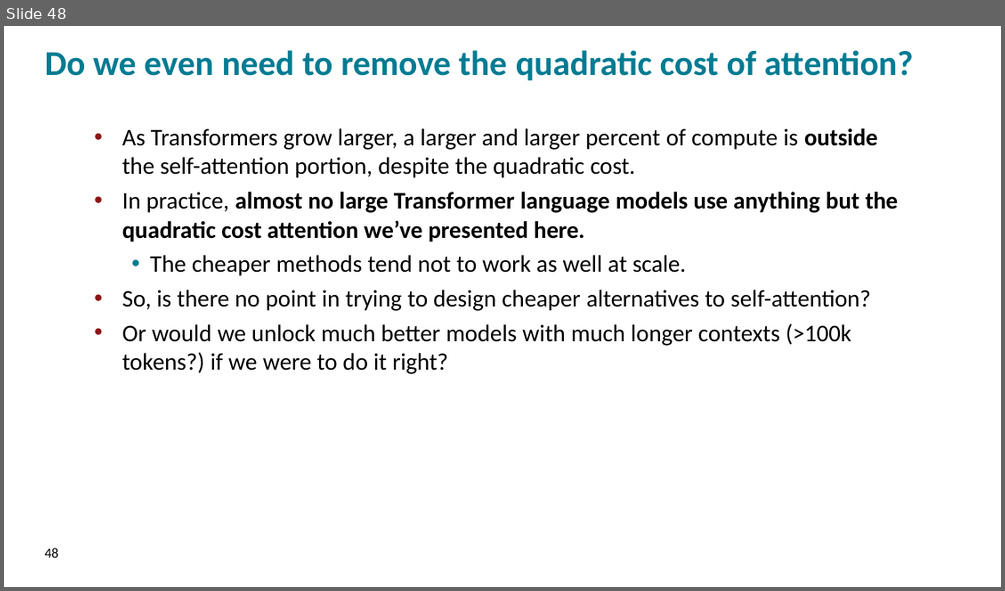
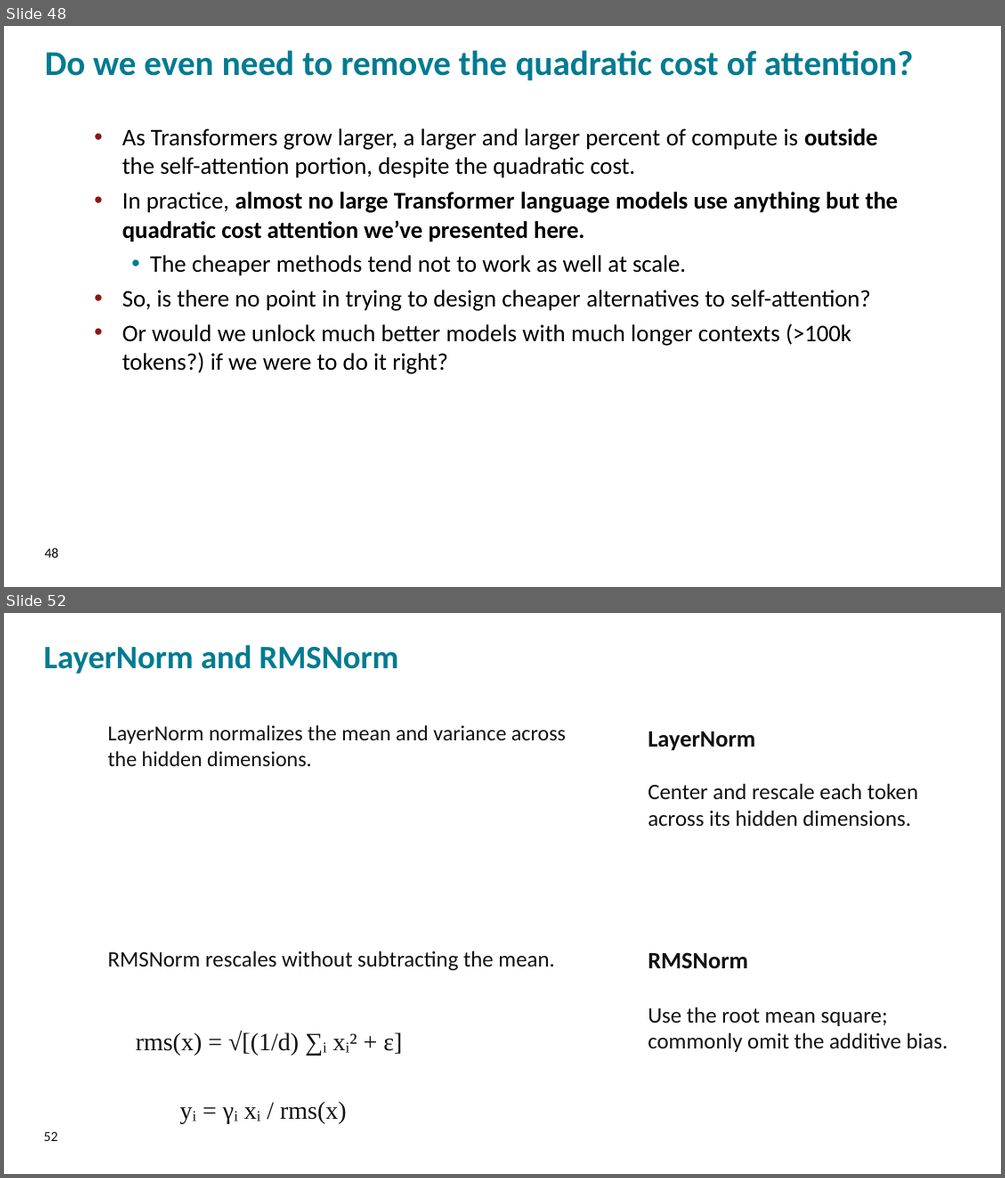
Before and after one commit to FMIPPC/lectures, a slide deck: lecture_03.pptx. Shown one above the other, each under a label of ours: slide 48 before the commit, slides 48 and 52 after it; the slides between them are not shown. The pictures are 1005x591 and 1005x1178 pixels, drawn with LibreOffice and Linux fonts; fonts in the diff are those of the drawing; background and template pictures are left out. Boxes give left, top, right and bottom in pixels: in the first picture for what was removed or moved away, otherwise in the second. Text is boxed around its words. In the diff, an @@ line names an element or a change of style, - is before the commit and + after.

```diff
--- a/lecture_03.pptx
+++ b/lecture_03.pptx
@@ slide 52 added at bbox=[4, 613, 1001, 1174], background picture (left out) @@
@@ text added at bbox=[44, 645, 399, 674], 31.5 pt, text #007B92, bold @@
+LayerNorm and RMSNorm
@@ text added at bbox=[108, 725, 566, 766], 20.7 pt, text #111111 @@
+LayerNorm normalizes the mean and variance across the hidden dimensions.
@@ text added at bbox=[647, 731, 755, 750], 22.7 pt, text #111111, bold @@
+LayerNorm
@@ text added at bbox=[647, 783, 918, 826], 21.3 pt, text #111111 @@
+Center and rescale each token across its hidden dimensions.
@@ text added at bbox=[108, 950, 554, 971], 21.3 pt, text #111111 @@
+RMSNorm rescales without subtracting the mean.
@@ text added at bbox=[647, 952, 748, 968], 22.7 pt, text #111111, bold @@
+RMSNorm
@@ text added at bbox=[647, 1006, 948, 1052], 21.3 pt, text #111111 @@
+Use the root mean square; commonly omit the additive bias.
@@ text added at bbox=[136, 1030, 402, 1054], 24 pt, text #111111 @@
+rms(x) = √[(1/d) ∑ᵢ xᵢ² + ε]
@@ text added at bbox=[180, 1102, 347, 1124], 24 pt, text #111111 @@
+yᵢ = γᵢ xᵢ / rms(x)
@@ text added at bbox=[44, 1131, 58, 1141], 13.5 pt, text #111111 @@
+52
```
Also in this commit, not shown: 27 other slides added, 3 other files.
